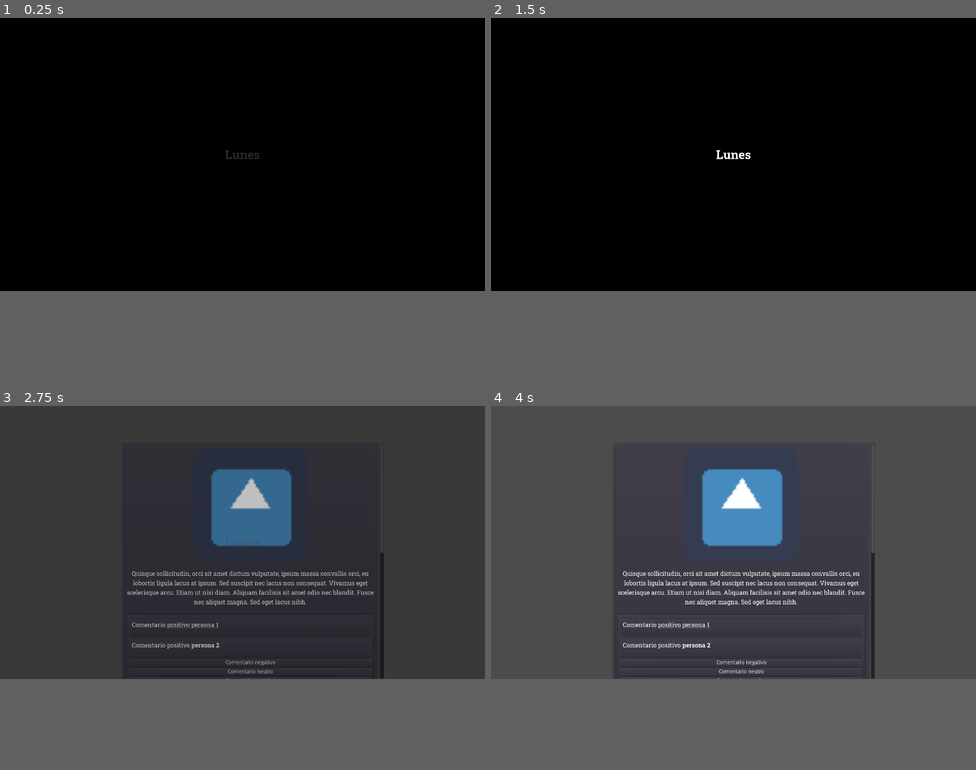
Above: before the commit, frames 1-4 (two rows, left to right).
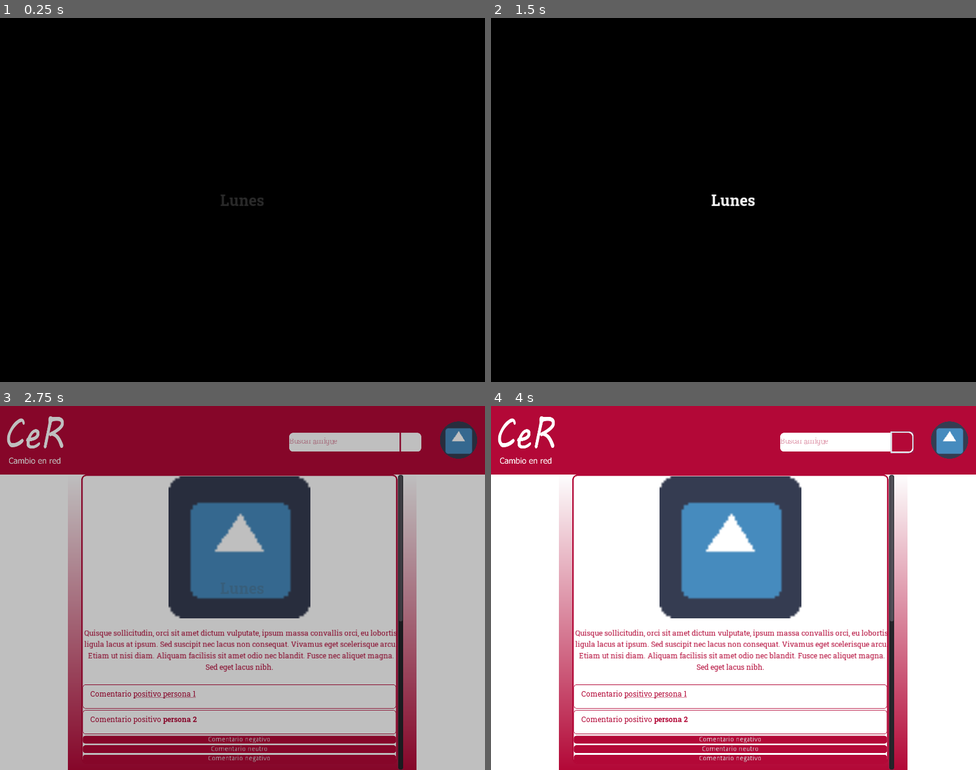
Above: after the commit, the same moments.

Repository: jeronimo-schreyer/pana-jam
Game: Godot game, scene res://scenes/Lunes.tscn
The game is run twice, just before and just after one commit, with the same random seed, the same clock (stepped at 60 frames per second) and the same inputs. The engine's default icon, where the game draws it, is replaced by a stand-in: a white triangle on a blue panel in a dark square.
Inputs (mouse positions are in pixels of both pictures, inside the frame that each line leads up to):
- Up to frame 1 (0.25 s): no input
- Up to frame 2 (1.5 s): click "Comentario negativo" at 0.5 s; click (903, 43) at 1.27 s
- Up to frame 3 (2.75 s): click "Comentario neutro" at 2 s
- Up to frame 4 (4 s): click "Comentario negativo" at 2.75 s; click (903, 431) at 3.52 s
In our replay, the window is 800x450 before the commit and 800x600 after it. These sizes can differ from the game's own. Grey fills any space a smaller window leaves; there, only what the larger window draws over its background counts as a difference.

The runs differ from the first frame. In frame 1, 0.2% of the frame differs, in the area x 45-55%, y 36-52%; in frame 2, 0.3%; in frame 3, 77%; in frame 4, 77%, in the area x 0-100%, y 0-100%.

Commit message:
ui implemented

Diff:
--- a/src/core/feed.gd
+++ b/src/core/feed.gd
@@ -15,6 +15,7 @@
 func on_opcion_pressed():
 	answered = answered + 1
 	if answered == $PanelContainer/VBoxContainer.get_child_count():
+		yield(get_tree().create_timer(5), "timeout")
 		get_tree().change_scene_to(next_day)
 
 func _on_gui_input(event : InputEvent):
--- a/src/project.godot
+++ b/src/project.godot
@@ -38,11 +38,11 @@
 
 [display]
 
-window/size/width=1280
-window/size/height=720
-window/stretch/mode="viewport"
+window/size/height=768
+window/stretch/mode="2d"
 window/stretch/aspect="keep"
 
 [rendering]
 
+environment/default_clear_color=Color( 0.666667, 0.666667, 0.666667, 1 )
 environment/default_environment="res://default_env.tres"
--- a/src/scenes/Lunes.tscn
+++ b/src/scenes/Lunes.tscn
@@ -1,9 +1,114 @@
-[gd_scene load_steps=5 format=2]
+[gd_scene load_steps=21 format=2]
 
 [ext_resource path="res://core/feed.gd" type="Script" id=1]
 [ext_resource path="res://scenes/Martes.tscn" type="PackedScene" id=2]
 [ext_resource path="res://ui/publicacion.tscn" type="PackedScene" id=3]
 [ext_resource path="res://ui/day_overlay.tscn" type="PackedScene" id=4]
+[ext_resource path="res://icon.png" type="Texture" id=5]
+[ext_resource path="res://images/mask.jpg" type="Texture" id=6]
+[ext_resource path="res://fonts/RobotoSlab-Regular.ttf" type="DynamicFontData" id=7]
+[ext_resource path="res://images/LogoRed.png" type="Texture" id=8]
+
+[sub_resource type="VisualShaderNodeTexture" id=5]
+texture = ExtResource( 6 )
+
+[sub_resource type="VisualShaderNodeTexture" id=6]
+source = 2
+
+[sub_resource type="VisualShader" id=7]
+code = "shader_type canvas_item;
+uniform sampler2D tex_frg_2;
+
+
+
+void vertex() {
+// Output:0
+
+}
+
+void fragment() {
+// Texture:3
+	vec3 n_out3p0;
+	float n_out3p1;
+	{
+		vec4 _tex_read = texture(TEXTURE , UV.xy);
+		n_out3p0 = _tex_read.rgb;
+		n_out3p1 = _tex_read.a;
+	}
+
+// Texture:2
+	vec4 tex_frg_2_read = texture(tex_frg_2, UV.xy);
+	vec3 n_out2p0 = tex_frg_2_read.rgb;
+	float n_out2p1 = tex_frg_2_read.a;
+
+// Output:0
+	COLOR.rgb = n_out3p0;
+	COLOR.a = dot(n_out2p0, vec3(0.333333, 0.333333, 0.333333));
+
+}
+
+void light() {
+// Output:0
+
+}
+"
+custom_defines = ""
+graph_offset = Vector2( -487, 100 )
+mode = 1
+flags/light_only = false
+nodes/fragment/2/node = SubResource( 5 )
+nodes/fragment/2/position = Vector2( 20, 200 )
+nodes/fragment/3/node = SubResource( 6 )
+nodes/fragment/3/position = Vector2( 20, 80 )
+nodes/fragment/connections = PoolIntArray( 2, 0, 0, 1, 3, 0, 0, 0 )
+
+[sub_resource type="ShaderMaterial" id=8]
+shader = SubResource( 7 )
+
+[sub_resource type="StyleBoxFlat" id=9]
+bg_color = Color( 1, 1, 1, 1 )
+border_width_left = 3
+border_width_top = 3
+border_width_right = 3
+border_width_bottom = 3
+border_color = Color( 0.705882, 0.0352941, 0.219608, 1 )
+corner_radius_top_left = 10
+corner_radius_bottom_left = 10
+
+[sub_resource type="DynamicFont" id=10]
+font_data = ExtResource( 7 )
+
+[sub_resource type="StyleBoxFlat" id=12]
+bg_color = Color( 0.705882, 0.0352941, 0.219608, 1 )
+border_width_left = 3
+border_width_top = 3
+border_width_right = 3
+border_width_bottom = 3
+border_color = Color( 1, 1, 1, 1 )
+corner_radius_top_right = 10
+corner_radius_bottom_right = 10
+
+[sub_resource type="StyleBoxFlat" id=11]
+bg_color = Color( 1, 1, 1, 1 )
+border_width_left = 3
+border_width_top = 3
+border_width_right = 3
+border_width_bottom = 3
+border_color = Color( 0.705882, 0.0352941, 0.219608, 1 )
+corner_radius_top_right = 10
+corner_radius_bottom_right = 10
+
+[sub_resource type="Gradient" id=1]
+colors = PoolColorArray( 0.705882, 0.0352941, 0.219608, 1, 1, 1, 1, 1 )
+
+[sub_resource type="GradientTexture" id=2]
+gradient = SubResource( 1 )
+
+[sub_resource type="StyleBoxTexture" id=3]
+texture = SubResource( 2 )
+region_rect = Rect2( 0, 0, 2048, 1 )
+
+[sub_resource type="StyleBoxTexture" id=4]
 
 [node name="Main" type="Control"]
 anchor_right = 1.0
@@ -13,47 +118,148 @@
 "_edit_use_anchors_": false
 }
 
-[node name="Feed" type="ScrollContainer" parent="."]
-anchor_left = 0.25
-anchor_top = 0.134722
-anchor_right = 0.771875
+[node name="UI" type="Control" parent="."]
+anchor_right = 1.0
+anchor_bottom = 1.0
+__meta__ = {
+"_edit_use_anchors_": false
+}
+
+[node name="Background" type="ColorRect" parent="UI"]
+anchor_right = 1.0
+anchor_bottom = 1.0
+__meta__ = {
+"_edit_use_anchors_": false
+}
+
+[node name="Top Bar" type="ColorRect" parent="UI"]
+anchor_right = 1.0
+anchor_bottom = 0.1875
+color = Color( 0.705882, 0.0352941, 0.219608, 1 )
+__meta__ = {
+"_edit_use_anchors_": true
+}
+
+[node name="Foto Perfil" type="TextureRect" parent="UI/Top Bar"]
+material = SubResource( 8 )
+anchor_left = 0.90625
+anchor_top = 0.1875
+anchor_right = 0.984375
+anchor_bottom = 0.8125
+texture = ExtResource( 5 )
+expand = true
+stretch_mode = 6
+__meta__ = {
+"_edit_use_anchors_": true
+}
+
+[node name="Buscar" type="Control" parent="UI/Top Bar"]
+anchor_left = 0.59375
+anchor_top = 0.375
+anchor_right = 0.875
+anchor_bottom = 0.6875
+__meta__ = {
+"_edit_use_anchors_": true
+}
+
+[node name="LineEdit" type="LineEdit" parent="UI/Top Bar/Buscar"]
+anchor_right = 0.833333
+anchor_bottom = 0.998941
+custom_styles/normal = SubResource( 9 )
+custom_fonts/font = SubResource( 10 )
+custom_colors/font_color = Color( 0.705882, 0.0352941, 0.219608, 1 )
+placeholder_text = "Buscar amigue"
+placeholder_alpha = 0.4
+__meta__ = {
+"_edit_use_anchors_": true
+}
+
+[node name="Button" type="Button" parent="UI/Top Bar/Buscar"]
+anchor_left = 0.819445
+anchor_right = 0.986111
+anchor_bottom = 1.0
+custom_styles/hover = SubResource( 12 )
+custom_styles/normal = SubResource( 11 )
+__meta__ = {
+"_edit_use_anchors_": true
+}
+
+[node name="Logo" type="TextureRect" parent="UI/Top Bar"]
+anchor_right = 0.140625
+anchor_bottom = 1.00694
+texture = ExtResource( 8 )
+expand = true
+stretch_mode = 6
+__meta__ = {
+"_edit_use_anchors_": true
+}
+
+[node name="Control" type="Control" parent="."]
+anchor_left = 0.167969
+anchor_top = 0.188802
+anchor_right = 0.832031
+anchor_bottom = 1.0
+__meta__ = {
+"_edit_use_anchors_": true
+}
+
+[node name="Panel" type="Panel" parent="Control"]
+anchor_right = 1.0
+anchor_bottom = 1.0
+margin_left = -28.0
+margin_top = 623.0
+margin_right = -85.0001
+margin_bottom = 736.0
+rect_rotation = -90.0
+custom_styles/panel = SubResource( 3 )
+__meta__ = {
+"_edit_use_anchors_": false
+}
+
+[node name="Feed" type="ScrollContainer" parent="Control"]
+anchor_right = 1.0
 anchor_bottom = 1.0
 mouse_filter = 1
 scroll_horizontal_enabled = false
 script = ExtResource( 1 )
 __meta__ = {
-"_edit_use_anchors_": true
+"_edit_use_anchors_": false
 }
 next_day = ExtResource( 2 )
 scroll_sensitivity = 0.05
 
-[node name="PanelContainer" type="PanelContainer" parent="Feed"]
-margin_right = 668.0
-margin_bottom = 1002.0
+[node name="PanelContainer" type="PanelContainer" parent="Control/Feed"]
+margin_right = 668.0
+margin_bottom = 944.0
 mouse_filter = 2
 size_flags_horizontal = 3
 size_flags_vertical = 3
-
-[node name="VBoxContainer" type="VBoxContainer" parent="Feed/PanelContainer"]
-margin_left = 7.0
-margin_top = 7.0
-margin_right = 661.0
-margin_bottom = 995.0
+custom_styles/panel = SubResource( 4 )
+
+[node name="VBoxContainer" type="VBoxContainer" parent="Control/Feed/PanelContainer"]
+margin_right = 668.0
+margin_bottom = 944.0
 mouse_filter = 2
 custom_constants/separation = 50
 
-[node name="Publicacion" parent="Feed/PanelContainer/VBoxContainer" instance=ExtResource( 3 )]
-margin_bottom = 469.0
+[node name="Publicacion" parent="Control/Feed/PanelContainer/VBoxContainer" instance=ExtResource( 3 )]
+anchor_right = 0.0
+anchor_bottom = 0.0
+margin_right = 668.0
+margin_bottom = 447.0
 dialogue_file = "res://conversations/foto1Personaje1.json"
 _feed = NodePath("../../..")
 
-[node name="Publicacion2" parent="Feed/PanelContainer/VBoxContainer" instance=ExtResource( 3 )]
-margin_top = 519.0
-margin_bottom = 988.0
+[node name="Publicacion2" parent="Control/Feed/PanelContainer/VBoxContainer" instance=ExtResource( 3 )]
+anchor_right = 0.0
+anchor_bottom = 0.0
+margin_top = 497.0
+margin_right = 668.0
+margin_bottom = 944.0
 dialogue_file = "res://conversations/foto2Personaje1.json"
 _feed = NodePath("../../..")
 
 [node name="Day Overlay" parent="." instance=ExtResource( 4 )]
-[connection signal="gui_input" from="Feed" to="Feed" method="_on_gui_input"]
+[connection signal="gui_input" from="Control/Feed" to="Control/Feed" method="_on_gui_input"]
 
 [editable path="Day Overlay"]
--- a/src/ui/conversacion.tscn
+++ b/src/ui/conversacion.tscn
@@ -1,7 +1,19 @@
-[gd_scene load_steps=5 format=2]
+[gd_scene load_steps=6 format=2]
 
 [ext_resource path="res://fonts/RobotoSlab-Regular.ttf" type="DynamicFontData" id=1]
 [ext_resource path="res://fonts/RobotoSlab-Bold.ttf" type="DynamicFontData" id=2]
+
+[sub_resource type="StyleBoxFlat" id=3]
+bg_color = Color( 1, 1, 1, 1 )
+border_width_left = 1
+border_width_top = 1
+border_width_right = 1
+border_width_bottom = 1
+border_color = Color( 0.705882, 0.0352941, 0.219608, 1 )
+corner_radius_top_left = 5
+corner_radius_top_right = 5
+corner_radius_bottom_right = 5
+corner_radius_bottom_left = 5
 
 [sub_resource type="DynamicFont" id=1]
 font_data = ExtResource( 2 )
@@ -16,21 +28,31 @@
 mouse_filter = 2
 size_flags_horizontal = 3
 size_flags_vertical = 3
+custom_styles/panel = SubResource( 3 )
 __meta__ = {
 "_edit_use_anchors_": false
 }
 
-[node name="RichTextLabel" type="RichTextLabel" parent="."]
-margin_left = 7.0
-margin_top = 7.0
-margin_right = 633.0
-margin_bottom = 143.0
+[node name="Control" type="Control" parent="."]
+margin_left = 1.0
+margin_top = 1.0
+margin_right = 639.0
+margin_bottom = 149.0
+
+[node name="RichTextLabel" type="RichTextLabel" parent="Control"]
+anchor_right = 1.0
+anchor_bottom = 1.0
+margin_left = 15.0
+margin_top = 8.0
+margin_right = -15.0
+margin_bottom = -5.0
 mouse_filter = 2
 custom_fonts/bold_font = SubResource( 1 )
 custom_fonts/normal_font = SubResource( 2 )
+custom_colors/default_color = Color( 0.705882, 0.0352941, 0.219608, 1 )
 bbcode_enabled = true
 fit_content_height = true
 scroll_active = false
 __meta__ = {
-"_edit_use_anchors_": true
+"_edit_use_anchors_": false
 }
--- a/src/ui/opcion.tscn
+++ b/src/ui/opcion.tscn
@@ -1,12 +1,43 @@
-[gd_scene load_steps=2 format=2]
+[gd_scene load_steps=4 format=2]
 
 [ext_resource path="res://ui/opcion.gd" type="Script" id=1]
+
+[sub_resource type="StyleBoxFlat" id=2]
+bg_color = Color( 0.8, 0.278431, 0.239216, 1 )
+border_width_left = 1
+border_width_top = 1
+border_width_right = 1
+border_width_bottom = 1
+border_color = Color( 0.705882, 0.0352941, 0.219608, 1 )
+border_blend = true
+corner_radius_top_left = 5
+corner_radius_top_right = 5
+corner_radius_bottom_right = 5
+corner_radius_bottom_left = 5
+
+[sub_resource type="StyleBoxFlat" id=1]
+bg_color = Color( 0.705882, 0.0352941, 0.219608, 1 )
+border_width_left = 1
+border_width_top = 1
+border_width_right = 1
+border_width_bottom = 1
+border_color = Color( 0.705882, 0.0352941, 0.219608, 1 )
+border_blend = true
+corner_radius_top_left = 5
+corner_radius_top_right = 5
+corner_radius_bottom_right = 5
+corner_radius_bottom_left = 5
 
 [node name="Opcion" type="Button"]
 margin_right = 626.0
 margin_bottom = 20.0
 size_flags_horizontal = 3
 size_flags_vertical = 3
+custom_styles/hover = SubResource( 2 )
+custom_styles/pressed = SubResource( 1 )
+custom_styles/focus = SubResource( 1 )
+custom_styles/normal = SubResource( 1 )
+custom_colors/font_color = Color( 1, 1, 1, 1 )
 script = ExtResource( 1 )
 __meta__ = {
 "_edit_use_anchors_": false
--- a/src/ui/publicacion.gd
+++ b/src/ui/publicacion.gd
@@ -25,7 +25,7 @@
 
 func create_conversation(comment):
 		var conversacion = __conversacion.instance()
-		conversacion.get_node("RichTextLabel").bbcode_text = comment
+		conversacion.get_node("Control/RichTextLabel").bbcode_text = comment
 		$VBoxContainer/Comentarios/VBoxContainer.add_child_below_node(
 			last_conversacion, conversacion)
 		last_conversacion = conversacion
--- a/src/ui/publicacion.tscn
+++ b/src/ui/publicacion.tscn
@@ -1,33 +1,49 @@
 [gd_scene load_steps=6 format=2]
 
 [ext_resource path="res://icon.png" type="Texture" id=1]
-[ext_resource path="res://Facebook_like_thumb.png" type="Texture" id=2]
-[ext_resource path="res://Facebook_dislike_thumb.png" type="Texture" id=3]
 [ext_resource path="res://ui/publicacion.gd" type="Script" id=4]
 [ext_resource path="res://default_font.tres" type="DynamicFont" id=5]
 
+[sub_resource type="StyleBoxFlat" id=3]
+bg_color = Color( 1, 1, 1, 1 )
+border_width_left = 3
+border_width_top = 3
+border_width_right = 3
+border_width_bottom = 3
+border_color = Color( 0.705882, 0.0352941, 0.219608, 1 )
+corner_radius_top_left = 10
+corner_radius_top_right = 10
+corner_radius_bottom_right = 10
+corner_radius_bottom_left = 10
+
+[sub_resource type="StyleBoxTexture" id=2]
+
 [node name="Publicacion" type="PanelContainer"]
-margin_right = 654.0
-margin_bottom = 609.0
+anchor_right = 0.638672
+anchor_bottom = 0.792969
 rect_min_size = Vector2( 640, 350 )
 mouse_filter = 2
 size_flags_horizontal = 3
 size_flags_vertical = 3
+custom_styles/panel = SubResource( 3 )
 script = ExtResource( 4 )
+__meta__ = {
+"_edit_use_anchors_": true
+}
+
+[node name="VBoxContainer" type="VBoxContainer" parent="."]
+margin_left = 3.0
+margin_top = 3.0
+margin_right = 651.0
+margin_bottom = 606.0
+mouse_filter = 2
+custom_constants/separation = 20
 __meta__ = {
 "_edit_use_anchors_": false
 }
 
-[node name="VBoxContainer" type="VBoxContainer" parent="."]
-margin_left = 7.0
-margin_top = 7.0
-margin_right = 647.0
-margin_bottom = 602.0
-mouse_filter = 2
-custom_constants/separation = 20
-
 [node name="Foto" type="TextureRect" parent="VBoxContainer"]
-margin_right = 640.0
+margin_right = 648.0
 margin_bottom = 300.0
 rect_min_size = Vector2( 640, 300 )
 mouse_filter = 2
@@ -39,40 +55,13 @@
 "_edit_use_anchors_": true
 }
 
-[node name="Acciones" type="HBoxContainer" parent="VBoxContainer"]
-visible = false
-margin_top = 304.0
-margin_right = 640.0
-margin_bottom = 384.0
-mouse_filter = 2
-size_flags_horizontal = 3
-custom_constants/separation = 50
-alignment = 1
-
-[node name="Like" type="TextureButton" parent="VBoxContainer/Acciones"]
-margin_left = 215.0
-margin_right = 295.0
-margin_bottom = 80.0
-rect_min_size = Vector2( 80, 80 )
-texture_normal = ExtResource( 2 )
-expand = true
-stretch_mode = 5
-
-[node name="Dislike" type="TextureButton" parent="VBoxContainer/Acciones"]
-margin_left = 345.0
-margin_right = 425.0
-margin_bottom = 80.0
-rect_min_size = Vector2( 80, 80 )
-texture_normal = ExtResource( 3 )
-expand = true
-stretch_mode = 5
-
 [node name="Descripcion" type="Label" parent="VBoxContainer"]
 margin_top = 320.0
-margin_right = 640.0
+margin_right = 648.0
 margin_bottom = 417.0
 size_flags_horizontal = 3
 custom_fonts/font = ExtResource( 5 )
+custom_colors/font_color = Color( 0.705882, 0.0352941, 0.219608, 1 )
 text = "Quisque sollicitudin, orci sit amet dictum vulputate, ipsum massa convallis orci, eu lobortis ligula lacus at i …(186 unchanged characters)…
 align = 1
 valign = 1
@@ -80,26 +69,25 @@
 
 [node name="Comentarios" type="PanelContainer" parent="VBoxContainer"]
 margin_top = 437.0
-margin_right = 640.0
-margin_bottom = 455.0
+margin_right = 648.0
+margin_bottom = 441.0
 mouse_filter = 2
 size_flags_horizontal = 3
+custom_styles/panel = SubResource( 2 )
 __meta__ = {
-"_edit_use_anchors_": true
+"_edit_use_anchors_": false
 }
 
 [node name="VBoxContainer" type="VBoxContainer" parent="VBoxContainer/Comentarios"]
-margin_left = 7.0
-margin_top = 7.0
-margin_right = 633.0
-margin_bottom = 11.0
+margin_right = 648.0
+margin_bottom = 4.0
 mouse_filter = 2
 
 [node name="Control" type="Control" parent="VBoxContainer/Comentarios/VBoxContainer"]
-margin_right = 626.0
+margin_right = 648.0
 
 [node name="Opciones" type="VBoxContainer" parent="VBoxContainer/Comentarios/VBoxContainer"]
 margin_top = 4.0
-margin_right = 626.0
+margin_right = 648.0
 margin_bottom = 4.0
 mouse_filter = 2
Binary file removed: src/Facebook_dislike_thumb.png
Binary file removed: src/Facebook_like_thumb.png
Binary file added: src/images/LogoRed.png
Binary file added: src/images/mask.jpg
